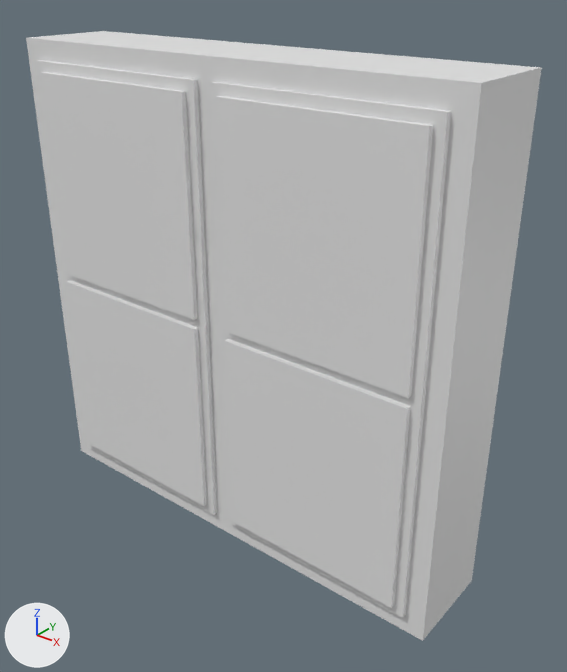
Renders of the FBX model Assets/Graphics/Models/storage.fbx from each side of a commit.
Both versions are drawn from a camera (50 mm lens) standing at (-5.132, -1.4, 1.151) and looking at (-6.029, -0.28, 0.456). The lights are fixed; the arrows at lower left show +X, +Y and +Z. The first picture is the older version. Where no turn or scale is listed for an object, it has been applied to the vertices.

Names of what the first picture shows: 'storage'.
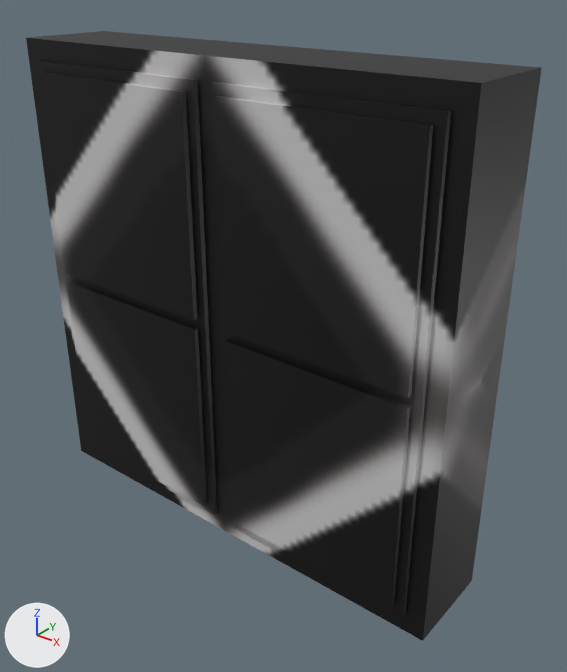
The change in detail:
Picture 'grid' (img_grid) is new.
In material 'Main' (mat_main), base_color is no longer (0.8, 0.8, 0.8), white #e7e7e7.
In material 'Main' (mat_main), texture is now set to img_grid.

Location of each change, [x1, y1, x2, y2] in pixels of the pictures (567 x 672 px):
'storage', surface changed (white to grey): [26, 31, 542, 641] in both
